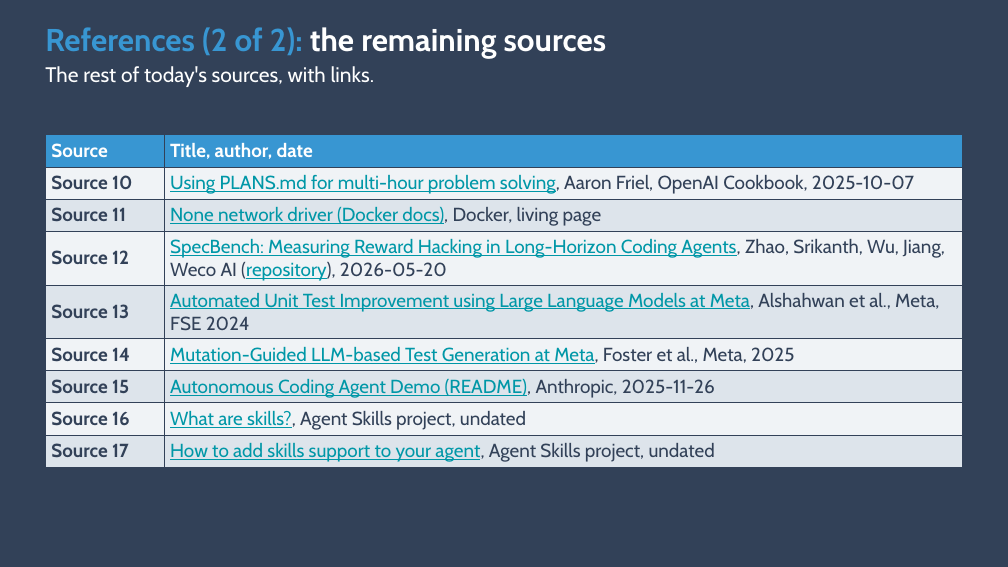
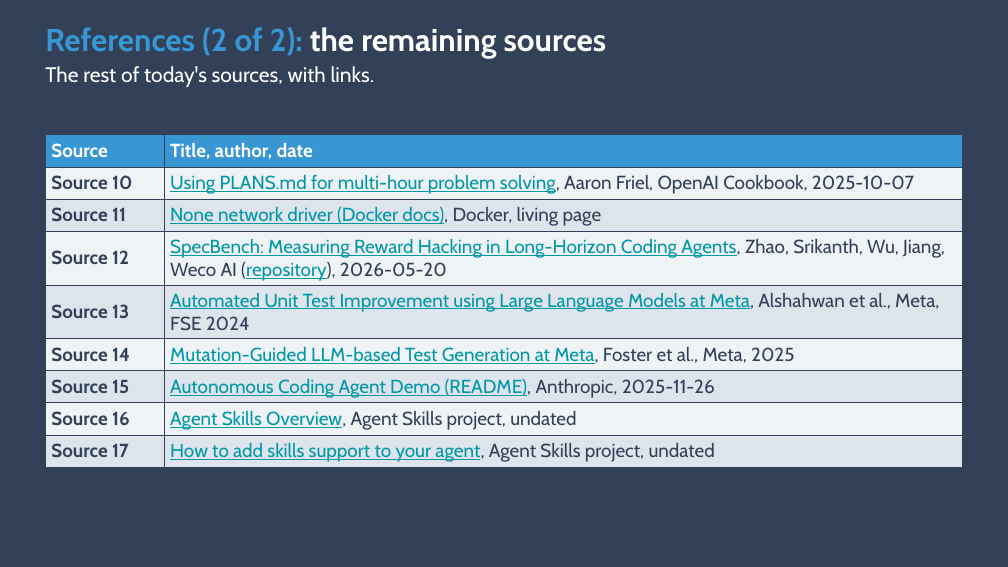
Before and after one commit to ANI-IN/shipharness-dev, a slide deck: slide 78 of slides/module1-deck.pptx. Drawn at 1008x567 pixels with LibreOffice and Linux fonts; fonts in the diff are those of the drawing; background and template pictures are left out. Boxes give left, top, right and bottom in pixels: in the first picture for what was removed or moved away, otherwise in the second. Text is boxed around its words. In the diff, an @@ line names an element or a change of style, - is before the commit and + after.

Commit message:
slides: final deck build (80 slides) from module1-slides.md; glossary table fits

```diff
--- a/slides/module1-deck.pptx
+++ b/slides/module1-deck.pptx
@@ table at box(45, 135, 963, 466) @@
-row 8, column 2: What are skills?, Agent Skills project, undated
+row 8, column 2: Agent Skills Overview, Agent Skills project, undated
```
Also in this commit, not shown: 1 other slide changed, 2 other files.
